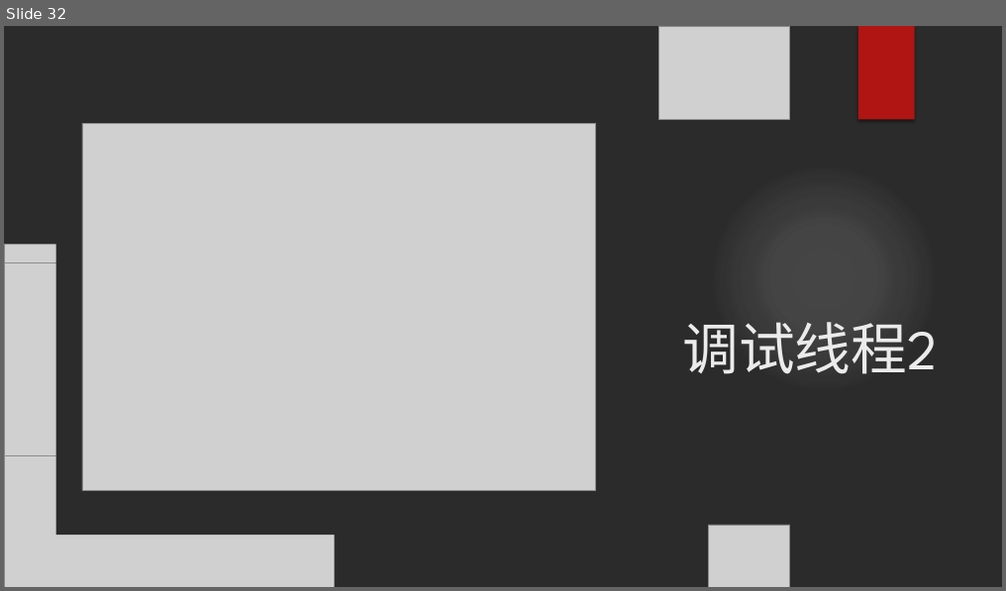
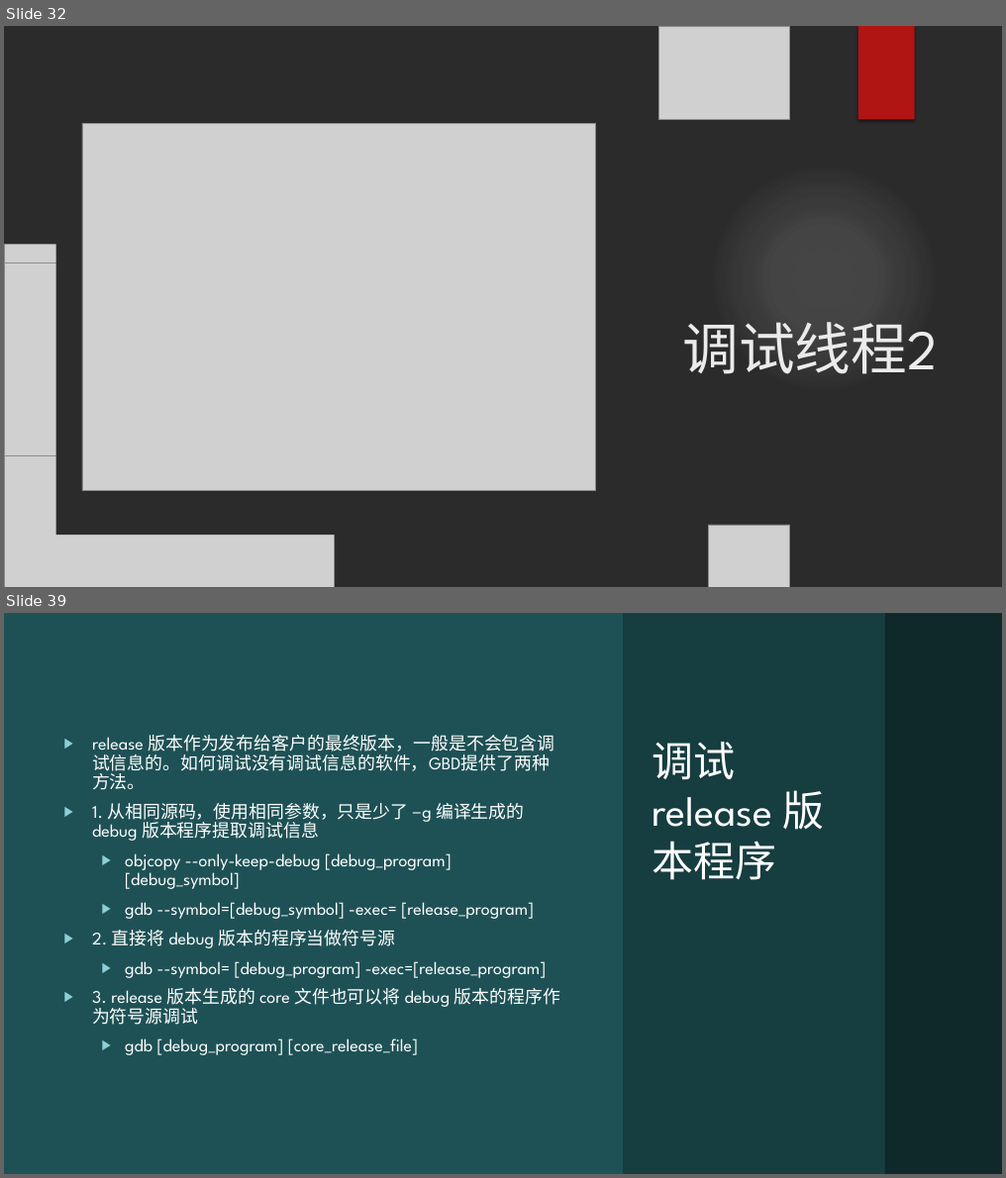
Before and after one commit to wangqinghe95/Program-Debug, a slide deck: ProgramDebug.pptx. Shown one above the other, each under a label of ours: slide 32 before the commit, slides 32 and 39 after it; the slides between them are not shown. The pictures are 1006x591 and 1006x1178 pixels, drawn with LibreOffice and Linux fonts; fonts in the diff are those of the drawing; grey boxes stand for pictures; background and template pictures are left out; a plain dark background stands for a picture behind light text. Boxes give left, top, right and bottom in pixels: in the first picture for what was removed or moved away, otherwise in the second. Text is boxed around its words. In the diff, an @@ line names an element or a change of style, - is before the commit and + after.

```diff
--- a/ProgramDebug.pptx
+++ b/ProgramDebug.pptx
@@ slide 39 added at (4, 613, 1002, 1174), background picture (left out) @@
@@ rectangle added at (4, 613, 1002, 1174), fill #1E5155 @@
@@ rectangle added at (623, 613, 887, 1174), fill #173D40 @@
@@ rectangle added at (858, 613, 915, 707), fill #B01513 @@
@@ rectangle added at (885, 613, 1002, 1174), fill #0F282A @@
@@ text added at (92, 735, 560, 1056), 17 pt, text #FFFFFF @@
+▶ release 版本作为发布给客户的最终版本，一般是不会包含调试信息的。如何调试没有调试信息的软件，GBD提供了两种方法。
+▶ 1. 从相同源码，使用相同参数，只是少了 –g 编译生成的 debug 版本程序提取调试信息
+  ▶ objcopy --only-keep-debug [debug_program] [debug_symbol]
+  ▶ gdb --symbol=[debug_symbol] -exec= [release_program]
+▶ 2. 直接将 debug 版本的程序当做符号源
+  ▶ gdb --symbol= [debug_program] -exec=[release_program]
+▶ 3. release 版本生成的 core 文件也可以将 debug 版本的程序作为符号源调试
+  ▶ gdb [debug_program] [core_release_file]
@@ title added at (652, 742, 825, 880), 40 pt, text #FFFFFF @@
+调试 release 版本程序
```
Also in this commit, not shown: 1 slide changed, 6 other slides added, 1 slide removed, 5 other files.
